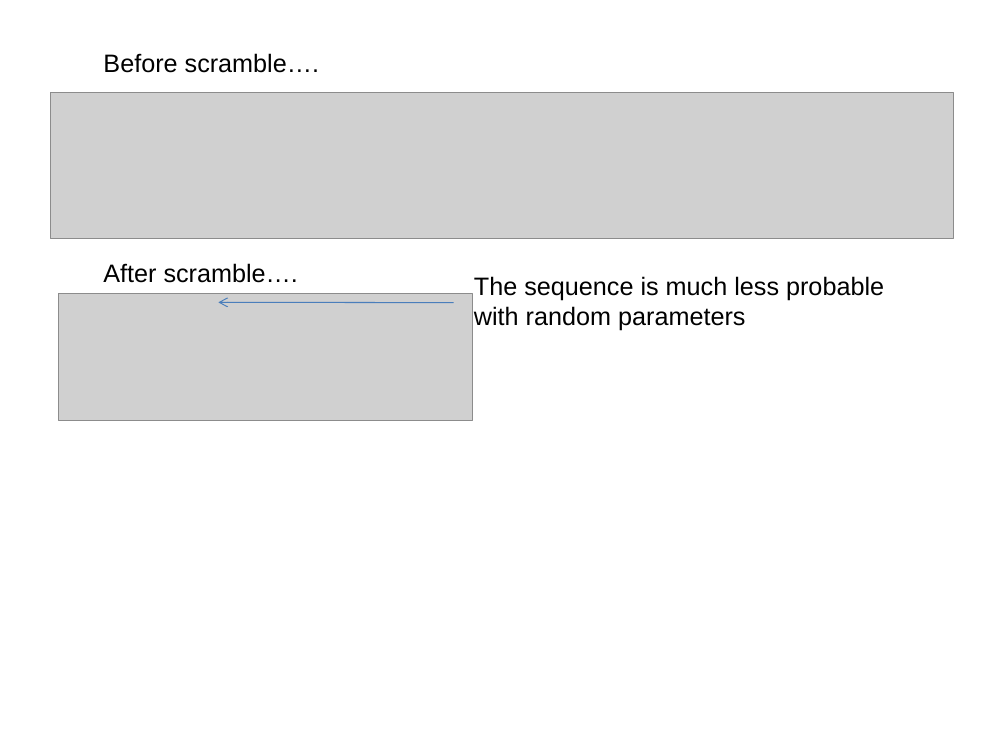
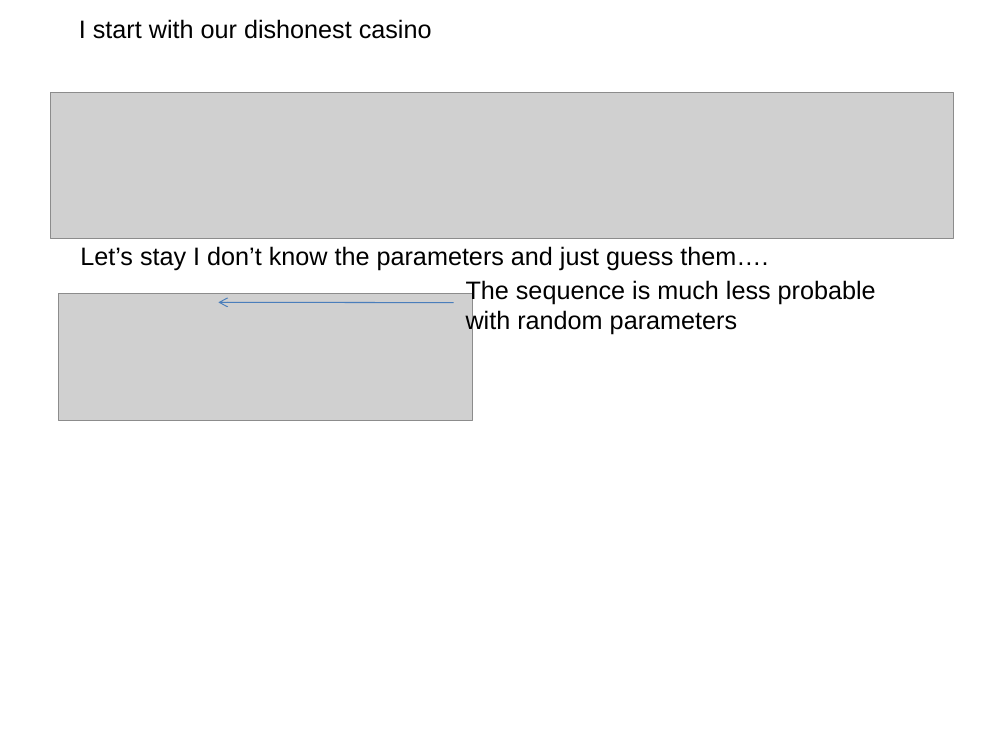
Before and after one commit to afodor/afodor.github.io, a slide deck: slide 25 of classes/stats2016/Lecture26.ppt (slide 12 before the commit). Drawn at 1008x756 pixels with LibreOffice and Linux fonts; fonts in the diff are those of the drawing; grey boxes stand for pictures. Boxes give left, top, right and bottom in pixels: in the first picture for what was removed or moved away, otherwise in the second. Text is boxed around its words. In the diff, an @@ line names an element or a change of style, - is before the commit and + after.

```diff
--- a/classes/stats2016/Lecture26.ppt
+++ b/classes/stats2016/Lecture26.ppt
@@ text added at (x1=79, y1=19, x2=432, y2=39), 18 pt, text #000000 @@
+I start with our dishonest casino
@@ text removed at (x1=103, y1=53, x2=319, y2=73) @@
-Before scramble….
@@ text added at (x1=80, y1=246, x2=768, y2=271), 18 pt, text #000000 @@
+Let’s stay I don’t know the parameters and just guess them….
@@ text removed at (x1=103, y1=263, x2=298, y2=283) @@
-After scramble….
@@ text "The sequence is much less ..." moved from (x1=474, y1=276, x2=884, y2=331) to (x1=466, y1=280, x2=876, y2=335) @@
```
Also in this commit, not shown: 4 other slides changed, 18 slides added, 21 slides removed.
